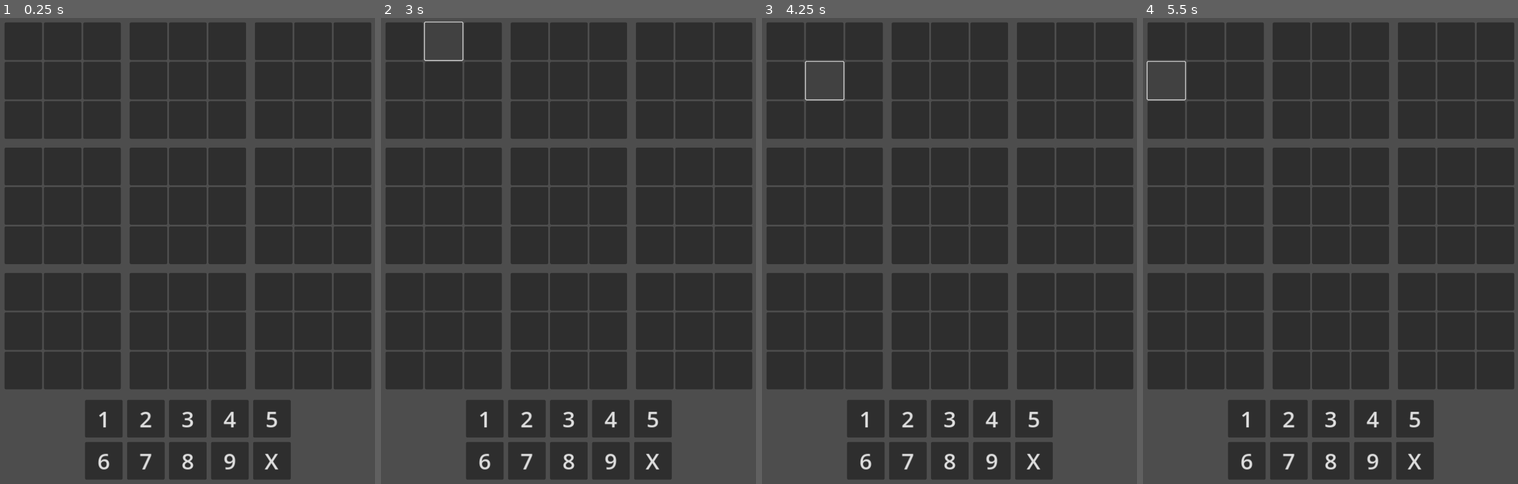
Above: before the commit, frames 1-4 (left to right).
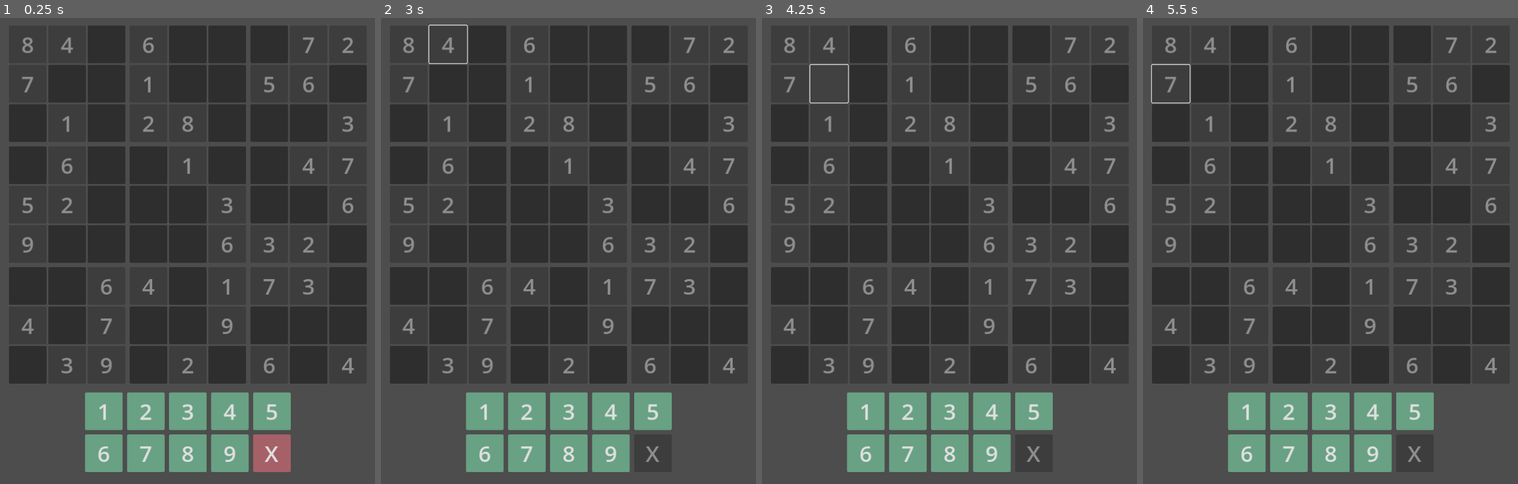
Above: after the commit, the same moments.

Repository: gitMickehh/soduku-recreation
Game: Godot game, scene res://soduku_scene.tscn
Same seed, same stepped clock (60 frames per second), same inputs: the game is played once before the commit and once after it.
Inputs (mouse positions are in pixels of both pictures, inside the frame that each line leads up to):
- Up to frame 1 (0.25 s): no input
- Up to frame 2 (3 s): click (403, 41) at 0.52 s; click (654, 451) at 1.25 s, where only the run after the commit has a clickable "X"; click (486, 45) at 2.02 s; click (444, 41) at 2.77 s
- Up to frame 3 (4.25 s): click (829, 83) at 3.52 s
- Up to frame 4 (5.5 s): click (1248, 83) at 4.27 s; click (1165, 78) at 5.02 s

The runs differ from the first frame. In frame 1, 21% of the frame differs, in the area x 1-99%, y 1-99%; in frame 2, 20%; in frame 3, 20%; in frame 4, 20%.

Commit message:
a lot of stuff im too lazy to write about
but its nice

Diff:
--- a/game_container_manager.gd
+++ b/game_container_manager.gd
@@ -3,9 +3,38 @@
 var current_input: int = 0
 @onready var input_lines_container: Input_Line_Manager = $Whole_Game_Container/input_lines_container
 
+@onready var horizontal_blocks_container_1: Horizontal_Boxes_Container = $"Whole_Game_Container/Soduku_Container/horizontal_blocks_container-1"
+@onready var horizontal_blocks_container_2: Horizontal_Boxes_Container = $"Whole_Game_Container/Soduku_Container/horizontal_blocks_container-2"
+@onready var horizontal_blocks_container_3: Horizontal_Boxes_Container = $"Whole_Game_Container/Soduku_Container/horizontal_blocks_container-3"
+
+var block_1: Array[int] = [8,4,0,7,0,0,0,1,0]
+var block_2: Array[int] = [6,0,0,1,0,0,2,8,0]
+var block_3: Array[int] = [0,7,2,5,6,0,0,0,3]
+var block_4: Array[int] = [0,6,0,5,2,0,9,0,0]
+var block_5: Array[int] = [0,1,0,0,0,3,0,0,6]
+var block_6: Array[int] = [0,4,7,0,0,6,3,2,0]
+var block_7: Array[int] = [0,0,6,4,0,7,0,3,9]
+var block_8: Array[int] = [4,0,1,0,0,9,0,2,0]
+var block_9: Array[int] = [7,3,0,0,0,0,6,0,4]
+
+var placeholder_game = [block_1, block_2, block_3, block_4, block_5, block_6, block_7, block_8, block_9]
+
+var horizontal_boxes_containers: Array[Horizontal_Boxes_Container] = []
+
 func _ready() -> void:
 	input_lines_container.new_input_chosen.connect(_on_new_input_chosen)
+
+	horizontal_boxes_containers.append(horizontal_blocks_container_1)
+	horizontal_boxes_containers.append(horizontal_blocks_container_2)
+	horizontal_boxes_containers.append(horizontal_blocks_container_3)
+	_set_numbers(placeholder_game)
 
 func _on_new_input_chosen(new_input: int) -> void:
 	current_input = new_input
 	print(current_input)
+
+func _set_numbers(game_array) -> void:
+	var index = 0
+	for block_group in horizontal_boxes_containers:
+		block_group.set_blocks_numbers(game_array[index], game_array[index+1],game_array[index+2])
+		index = index + 3
--- /dev/null
+++ b/horizontal_square_blocks_container_manager.gd
@@ -0,0 +1,17 @@
+class_name Horizontal_Boxes_Container extends HBoxContainer
+
+var blocks: Array[Nine_Box_Manager] = []
+
+func _ready() -> void:
+	_get_blocks()
+
+func _get_blocks() -> void:
+	var children = get_children()
+	for child in children:
+		if child is Nine_Box_Manager:
+			blocks.append(child)
+
+func set_blocks_numbers(block_one: Array[int], block_two: Array[int], block_three: Array[int])-> void:
+	blocks[0].fill_in_square(block_one)
+	blocks[1].fill_in_square(block_two)
+	blocks[2].fill_in_square(block_three)
--- a/input_lines_container_manager.gd
+++ b/input_lines_container_manager.gd
@@ -1,19 +1,45 @@
 class_name Input_Line_Manager extends VBoxContainer
 
+@export var input_color: Color = Color("#68a183")
+@export var clear_color: Color = Color("#a66068")
 
 signal new_input_chosen(new_input: int)
+var buttons: Array[Button_Logic] = []
+var stylebox_theme: StyleBoxFlat
 
 func _ready() -> void:
 	var children = get_children()
 	for child in children:
-		if child is Button:
+		if child is Button_Logic:
+			buttons.append(child)
 			child.connect("pressed", func ():
-				new_input_chosen.emit(int(child.text))
+				_on_input_button_pressed(child)
 			)
 		else:
 			var childrens_children = child.get_children()
 			for child_2 in childrens_children:
-				if child_2 is Button:
+				if child_2 is Button_Logic:
+					buttons.append(child_2)
 					child_2.connect("pressed", func ():
-						new_input_chosen.emit(int(child_2.text))
+						_on_input_button_pressed(child_2)
 					)
+
+	stylebox_theme = buttons[0].get_theme_stylebox("normal").duplicate()
+	var cancel_button_stylebox_theme = buttons[0].get_theme_stylebox("normal").duplicate()
+
+	for button in buttons:
+		_set_stylebox_color(button, stylebox_theme,"normal", input_color)
+		if button.text == "X": _set_stylebox_color(button, cancel_button_stylebox_theme, "normal", clear_color)
+
+func _on_input_button_pressed(button: Button_Logic) -> void:
+		new_input_chosen.emit(int(button.text))
+		_set_selected(button)
+
+func _set_selected(selected_button: Button_Logic) -> void:
+	for button in buttons:
+		button.set_selected(selected_button == button)
+
+func _set_stylebox_color(button: Button_Logic, sent_stylebox_theme: StyleBoxFlat, style_box_type: String, color: Color):
+	sent_stylebox_theme.bg_color = color
+	sent_stylebox_theme.border_color = color
+	button.add_theme_stylebox_override(style_box_type, sent_stylebox_theme)
--- a/nine_box_manager.gd
+++ b/nine_box_manager.gd
@@ -1,6 +1,6 @@
-extends VBoxContainer
+class_name Nine_Box_Manager extends VBoxContainer
 
-var buttons: Array[Button]
+var buttons: Array[Button_Logic]
 
 func _ready() -> void:
 	_get_buttons_from_childrens_children()
@@ -9,12 +9,12 @@
 func _get_buttons_from_childrens_children() -> void:
 	var children = get_children()
 	for child in children:
-		if child is Button:
+		if child is Button_Logic:
 			buttons.append(child)
 		else:
 			var childrens_children = child.get_children()
 			for child_2 in childrens_children:
-				if child_2 is Button:
+				if child_2 is Button_Logic:
 					buttons.append(child_2)
 
 func _debug_buttons_order() -> void:
@@ -46,3 +46,18 @@
 	return_array.append(int(buttons[line_number + (3*2)].text))
 
 	return return_array
+
+func fill_in_square(data_to_fill: Array[int]) -> void:
+	var index = 0
+	for button in buttons:
+		if data_to_fill[index] != 0:
+			button.text = str(data_to_fill[index])
+			button.set_selected(true)
+		index = index + 1
+	print(data_to_fill)
+
+func check_for_repetition_in_square(number: int) -> bool:
+	for button in buttons:
+		if int(button.text) == number:
+			return true
+	return false
--- a/prefabs/button.tscn
+++ b/prefabs/button.tscn
@@ -1,7 +1,10 @@
-[gd_scene format=3 uid="uid://w0uogmtdd4fr"]
+[gd_scene load_steps=2 format=3 uid="uid://w0uogmtdd4fr"]
 
-[node name="button-1" type="Button"]
+[ext_resource type="Script" path="res://prefabs/button_logic.gd" id="1_2bxnj"]
+
+[node name="button" type="Button"]
 custom_minimum_size = Vector2(85, 85)
 size_flags_horizontal = 0
 size_flags_vertical = 0
 theme_override_font_sizes/font_size = 50
+script = ExtResource("1_2bxnj")
--- /dev/null
+++ b/prefabs/button_logic.gd
@@ -0,0 +1,8 @@
+class_name Button_Logic extends Button
+
+
+func _ready() -> void:
+	pass # Replace with function body.
+
+func set_selected(selected: bool) -> void:
+	disabled = selected
--- /dev/null
+++ b/prefabs/horizontal_blocks_container.tscn
@@ -0,0 +1,25 @@
+[gd_scene load_steps=3 format=3 uid="uid://m5xxplu1ba4p"]
+
+[ext_resource type="Script" path="res://horizontal_square_blocks_container_manager.gd" id="1_k6mt6"]
+[ext_resource type="PackedScene" uid="uid://c4kiqkiydnonn" path="res://prefabs/nine_box_container.tscn" id="2_fqjry"]
+
+[node name="horizontal_blocks_container" type="HBoxContainer"]
+size_flags_horizontal = 4
+size_flags_vertical = 4
+theme_override_constants/separation = 10
+script = ExtResource("1_k6mt6")
+
+[node name="separator-1" type="Control" parent="."]
+layout_mode = 2
+
+[node name="nine-box-container" parent="." instance=ExtResource("2_fqjry")]
+layout_mode = 2
+
+[node name="nine-box-container2" parent="." instance=ExtResource("2_fqjry")]
+layout_mode = 2
+
+[node name="nine-box-container3" parent="." instance=ExtResource("2_fqjry")]
+layout_mode = 2
+
+[node name="separator-2" type="Control" parent="."]
+layout_mode = 2
--- a/soduku_scene.tscn
+++ b/soduku_scene.tscn
@@ -1,7 +1,7 @@
 [gd_scene load_steps=5 format=3 uid="uid://b5g2biw27mdvg"]
 
-[ext_resource type="PackedScene" uid="uid://c4kiqkiydnonn" path="res://prefabs/nine_box_container.tscn" id="1_aq4rj"]
 [ext_resource type="Script" path="res://game_container_manager.gd" id="1_h12q3"]
+[ext_resource type="PackedScene" uid="uid://m5xxplu1ba4p" path="res://prefabs/horizontal_blocks_container.tscn" id="2_fegsa"]
 [ext_resource type="PackedScene" uid="uid://w0uogmtdd4fr" path="res://prefabs/button.tscn" id="2_wdpfm"]
 [ext_resource type="Script" path="res://input_lines_container_manager.gd" id="3_v4e6g"]
 
@@ -28,77 +28,24 @@
 layout_mode = 2
 size_flags_horizontal = 4
 size_flags_vertical = 4
+theme_override_constants/separation = 10
 
 [node name="Soduku_Container" type="VBoxContainer" parent="Game_Container/Whole_Game_Container"]
 layout_mode = 2
 size_flags_horizontal = 4
 size_flags_vertical = 4
-theme_override_constants/separation = 20
+theme_override_constants/separation = 10
 
 [node name="big-separator-1" type="Control" parent="Game_Container/Whole_Game_Container/Soduku_Container"]
 layout_mode = 2
 
-[node name="BigLine-1-Contianer" type="HBoxContainer" parent="Game_Container/Whole_Game_Container/Soduku_Container"]
-layout_mode = 2
-size_flags_horizontal = 0
-size_flags_vertical = 4
-theme_override_constants/separation = 20
-
-[node name="separator-1" type="Control" parent="Game_Container/Whole_Game_Container/Soduku_Container/BigLine-1-Contianer"]
+[node name="horizontal_blocks_container-1" parent="Game_Container/Whole_Game_Container/Soduku_Container" instance=ExtResource("2_fegsa")]
 layout_mode = 2
 
-[node name="nine-box-container" parent="Game_Container/Whole_Game_Container/Soduku_Container/BigLine-1-Contianer" instance=ExtResource("1_aq4rj")]
+[node name="horizontal_blocks_container-2" parent="Game_Container/Whole_Game_Container/Soduku_Container" instance=ExtResource("2_fegsa")]
 layout_mode = 2
 
-[node name="nine-box-container2" parent="Game_Container/Whole_Game_Container/Soduku_Container/BigLine-1-Contianer" instance=ExtResource("1_aq4rj")]
-layout_mode = 2
-
-[node name="nine-box-container3" parent="Game_Container/Whole_Game_Container/Soduku_Container/BigLine-1-Contianer" instance=ExtResource("1_aq4rj")]
-layout_mode = 2
-
-[node name="separator-2" type="Control" parent="Game_Container/Whole_Game_Container/Soduku_Container/BigLine-1-Contianer"]
-layout_mode = 2
-
-[node name="BigLine-1-Contianer2" type="HBoxContainer" parent="Game_Container/Whole_Game_Container/Soduku_Container"]
-layout_mode = 2
-size_flags_horizontal = 0
-size_flags_vertical = 4
-theme_override_constants/separation = 20
-
-[node name="separator-1" type="Control" parent="Game_Container/Whole_Game_Container/Soduku_Container/BigLine-1-Contianer2"]
-layout_mode = 2
-
-[node name="nine-box-container" parent="Game_Container/Whole_Game_Container/Soduku_Container/BigLine-1-Contianer2" instance=ExtResource("1_aq4rj")]
-layout_mode = 2
-
-[node name="nine-box-container2" parent="Game_Container/Whole_Game_Container/Soduku_Container/BigLine-1-Contianer2" instance=ExtResource("1_aq4rj")]
-layout_mode = 2
-
-[node name="nine-box-container3" parent="Game_Container/Whole_Game_Container/Soduku_Container/BigLine-1-Contianer2" instance=ExtResource("1_aq4rj")]
-layout_mode = 2
-
-[node name="separator-2" type="Control" parent="Game_Container/Whole_Game_Container/Soduku_Container/BigLine-1-Contianer2"]
-layout_mode = 2
-
-[node name="BigLine-1-Contianer3" type="HBoxContainer" parent="Game_Container/Whole_Game_Container/Soduku_Container"]
-layout_mode = 2
-size_flags_horizontal = 0
-size_flags_vertical = 4
-theme_override_constants/separation = 20
-
-[node name="separator-1" type="Control" parent="Game_Container/Whole_Game_Container/Soduku_Container/BigLine-1-Contianer3"]
-layout_mode = 2
-
-[node name="nine-box-container" parent="Game_Container/Whole_Game_Container/Soduku_Container/BigLine-1-Contianer3" instance=ExtResource("1_aq4rj")]
-layout_mode = 2
-
-[node name="nine-box-container2" parent="Game_Container/Whole_Game_Container/Soduku_Container/BigLine-1-Contianer3" instance=ExtResource("1_aq4rj")]
-layout_mode = 2
-
-[node name="nine-box-container3" parent="Game_Container/Whole_Game_Container/Soduku_Container/BigLine-1-Contianer3" instance=ExtResource("1_aq4rj")]
-layout_mode = 2
-
-[node name="separator-2" type="Control" parent="Game_Container/Whole_Game_Container/Soduku_Container/BigLine-1-Contianer3"]
+[node name="horizontal_blocks_container-3" parent="Game_Container/Whole_Game_Container/Soduku_Container" instance=ExtResource("2_fegsa")]
 layout_mode = 2
 
 [node name="big-separator-2" type="Control" parent="Game_Container/Whole_Game_Container/Soduku_Container"]
